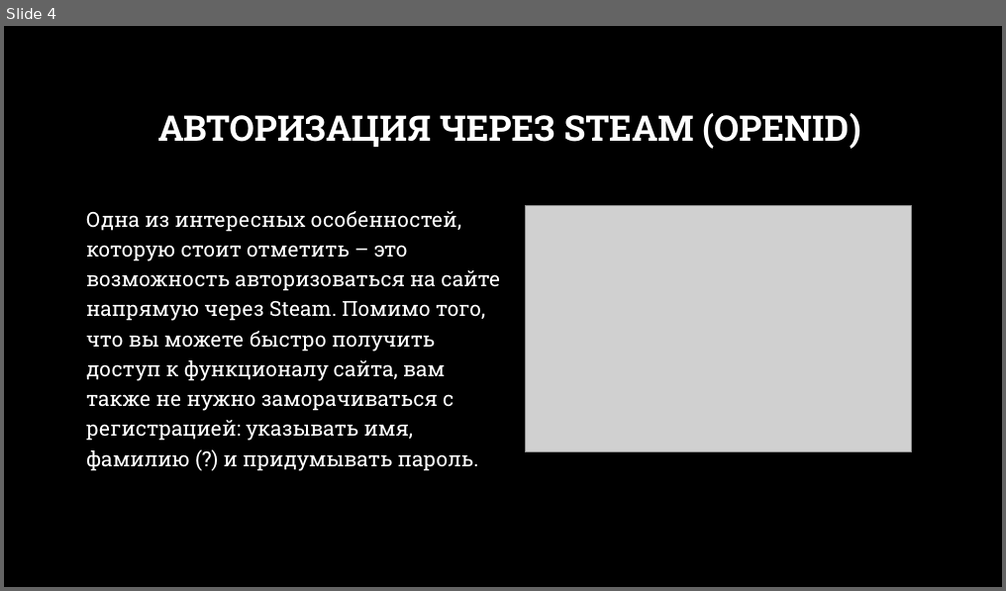
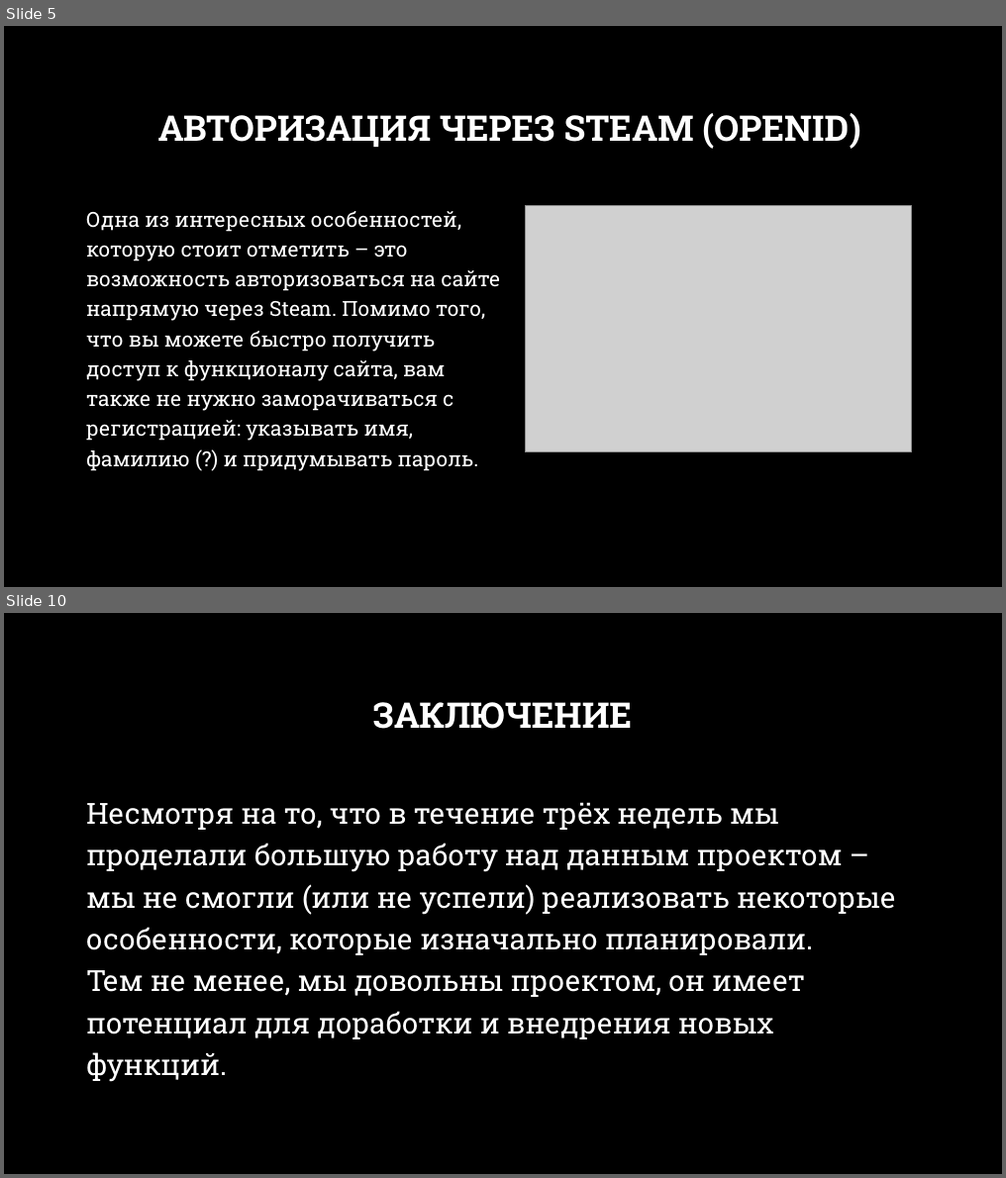
Before and after one commit to Andrey0828/Steamscroller, a slide deck: doc/Steamscroller.PPTX. Shown one above the other, each under a label of ours: slide 4 before the commit, slides 5 and 10 after it; the slides between them are not shown. The pictures are 1006x591 and 1006x1178 pixels, drawn with LibreOffice and Linux fonts; fonts in the diff are those of the drawing; grey boxes stand for pictures; background and template pictures are left out. Boxes give left, top, right and bottom in pixels: in the first picture for what was removed or moved away, otherwise in the second. Text is boxed around its words. In the diff, an @@ line names an element or a change of style, - is before the commit and + after.

```diff
--- a/doc/Steamscroller.PPTX
+++ b/doc/Steamscroller.PPTX
@@ slide 10 added at box(4, 613, 1002, 1174), background picture (left out) @@
@@ title added at box(373, 702, 633, 729), 34 pt, text #FFFFFF, bold @@
+ЗАКЛЮЧЕНИЕ
@@ text added at box(86, 802, 896, 1082), 28 pt, text #FFFFFF @@
+Несмотря на то, что в течение трёх недель мы проделали большую работу над данным проектом – мы не смогли (или не успели) реализовать некоторые особенности, которые изначально планировали.
+Тем не менее, мы довольны проектом, он имеет потенциал для доработки и внедрения новых функций.
@@ what was slide 4 is now slide 5 @@
```
Also in this commit, not shown: 1 slide changed, 6 other slides added.
